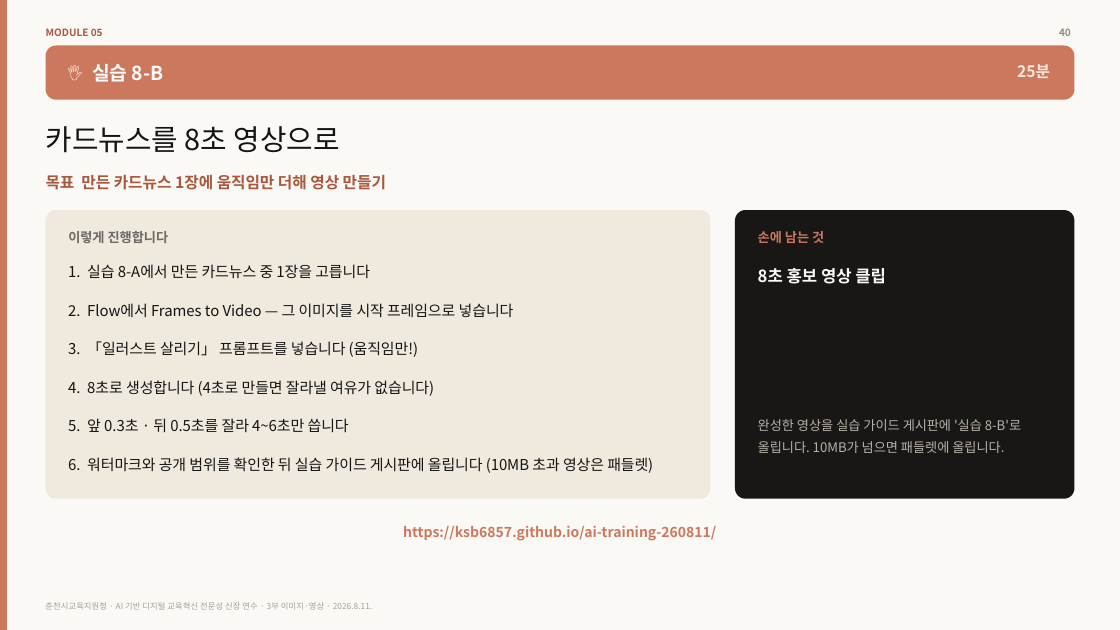
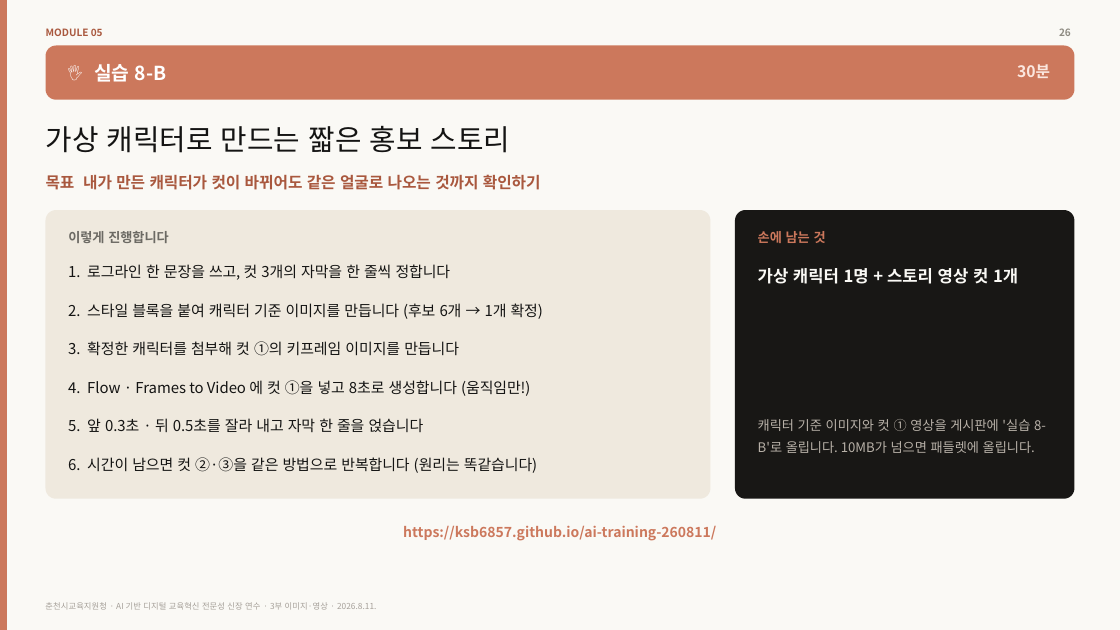
Before and after one commit to ksb6857/ai-training-260811, a slide deck: slide 26 of files/04_3_생성형AI_이미지영상편.pptx (slide 40 before the commit). Drawn at 1120x630 pixels with LibreOffice and Linux fonts; fonts in the diff are those of the drawing. Boxes give left, top, right and bottom in pixels: in the first picture for what was removed or moved away, otherwise in the second. Text is boxed around its words. In the diff, an @@ line names an element or a change of style, - is before the commit and + after.

```diff
--- a/files/04_3_생성형AI_이미지영상편.pptx
+++ b/files/04_3_생성형AI_이미지영상편.pptx
@@ text at (1059,28,1071,36): text changed @@
-40
+26
@@ text at (1017,64,1050,78): text changed @@
-25분
+30분
@@ text at (46,126,511,153): text changed @@
-카드뉴스를 8초 영상으로
+가상 캐릭터로 만드는 짧은 홍보 스토리
@@ text at (46,174,541,190): text changed @@
-목표 만든 카드뉴스 1장에 움직임만 더해 영상 만들기
+목표 내가 만든 캐릭터가 컷이 바뀌어도 같은 얼굴로 나오는 것까지 확인하기
@@ text at (68,264,451,280): text changed @@
-1. 실습 8-A에서 만든 카드뉴스 중 1장을 고릅니다
+1. 로그라인 한 문장을 쓰고, 컷 3개의 자막을 한 줄씩 정합니다
@@ text at (758,268,1018,284): text changed @@
-8초 홍보 영상 클립
+가상 캐릭터 1명 + 스토리 영상 컷 1개
@@ text at (68,303,543,319): text changed @@
-2. Flow에서 Frames to Video — 그 이미지를 시작 프레임으로 넣습니다
+2. 스타일 블록을 붙여 캐릭터 기준 이미지를 만듭니다 (후보 6개 → 1개 확정)
@@ text at (68,341,459,356): text changed @@
-3. 「일러스트 살리기」 프롬프트를 넣습니다 (움직임만!)
+3. 확정한 캐릭터를 첨부해 컷 ①의 키프레임 이미지를 만듭니다
@@ text at (68,380,530,396): text changed @@
-4. 8초로 생성합니다 (4초로 만들면 잘라낼 여유가 없습니다)
+4. Flow · Frames to Video 에 컷 ①을 넣고 8초로 생성합니다 (움직임만!)
@@ text at (68,418,424,432): text changed @@
-5. 앞 0.3초 · 뒤 0.5초를 잘라 4~6초만 씁니다
+5. 앞 0.3초 · 뒤 0.5초를 잘라 내고 자막 한 줄을 얹습니다
@@ text at (758,419,1046,453): text changed @@
-완성한 영상을 실습 가이드 게시판에 '실습 8-B'로 올립니다. 10MB가 넘으면 패들렛에 올립니다.
+캐릭터 기준 이미지와 컷 ① 영상을 게시판에 '실습 8-B'로 올립니다. 10MB가 넘으면 패들렛에 올립니다.
@@ text at (68,457,537,473): text changed @@
-6. 워터마크와 공개 범위를 확인한 뒤 실습 가이드 게시판에 올립니다 (10MB 초과 영상은 패들렛)
+6. 시간이 남으면 컷 ②·③을 같은 방법으로 반복합니다 (원리는 똑같습니다)
```
Also in this commit, not shown: 23 other slides changed, 2 slides added, 16 slides removed, 7 other files.
